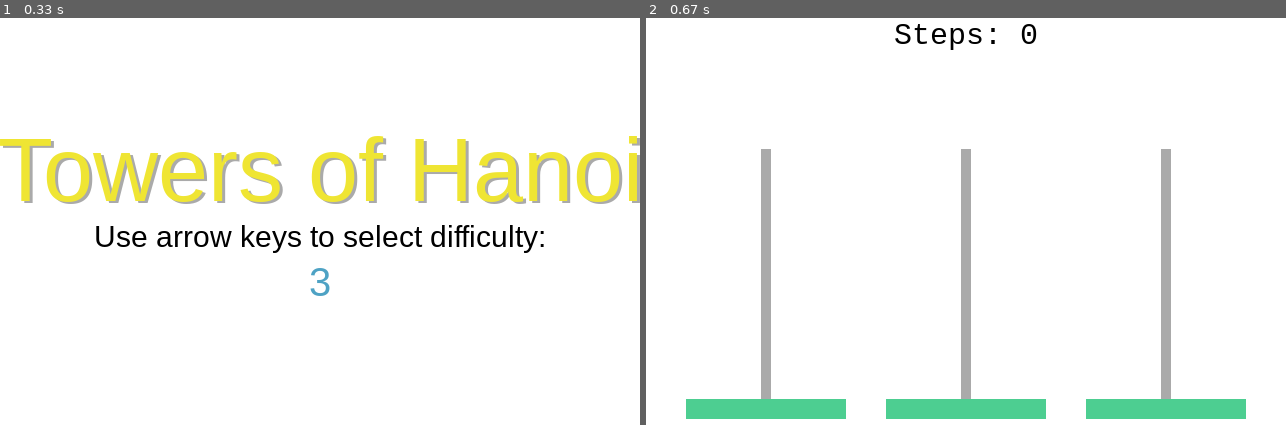
Above: before the commit, frames 1-2 (left to right).
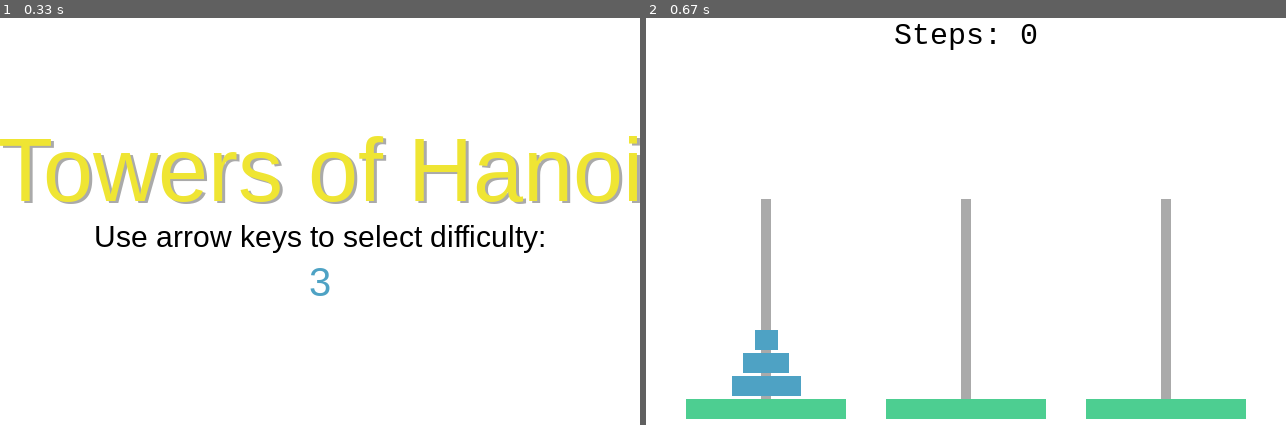
Above: after the commit, the same moments.

Repository: coderford/hanoi_pygame
Game: pygame game, started from __main__.py
The game is run twice, just before and just after one commit, with the same random seed, the same clock (stepped at 60 frames per second) and the same inputs.
Inputs:
- Up to frame 1 (0.33 s): no input
- Up to frame 2 (0.67 s): tap Enter at 0.33 s

Frame 1 is identical in both runs. In frame 2, 1.6% of the frame differs, in the area x 13-83%, y 32-93%.

Commit message:
add disks

Diff:
--- a/__main__.py
+++ b/__main__.py
@@ -10,7 +10,8 @@
 
 # game vars:
 steps = 0
-plates = 3
+n_plates = 3
+plates = []
 
 # colors:
 white = (255, 255, 255)
@@ -30,26 +31,26 @@
     screen.blit(font_surface, font_rect)
 
 def menu_screen():  # to be called before starting actual game loop
-    global screen, plates, game_done
+    global screen, n_plates, game_done
     menu_done = False
     while not menu_done:  # every screen/scene/level has its own loop
         screen.fill(white)
         blit_text(screen, 'Towers of Hanoi', (323,122), font_name='sans serif', size=90, color=grey)
         blit_text(screen, 'Towers of Hanoi', (320,120), font_name='sans serif', size=90, color=gold)
         blit_text(screen, 'Use arrow keys to select difficulty:', (320, 220), font_name='sans serif', size=30, color=black)
-        blit_text(screen, str(plates), (320, 260), font_name='sans serif', size=40, color=blue)
+        blit_text(screen, str(n_plates), (320, 260), font_name='sans serif', size=40, color=blue)
         for event in pygame.event.get():
             if event.type==pygame.KEYDOWN:
                 if event.key == pygame.K_RETURN:
                     menu_done = True
                 if event.key in [pygame.K_RIGHT, pygame.K_UP]:
-                    plates += 1
-                    if plates > 10:
-                        plates = 10
+                    n_plates += 1
+                    if n_plates > 6:
+                        n_plates = 6
                 if event.key in [pygame.K_LEFT, pygame.K_DOWN]:
-                    plates -= 1
-                    if plates < 1:
-                        plates = 1
+                    n_plates -= 1
+                    if n_plates < 1:
+                        n_plates = 1
             if event.type == pygame.QUIT:
                 menu_done = True
                 game_done = True
@@ -59,9 +60,31 @@
     global screen
     for xpos in range(40, 460+1, 200):
         pygame.draw.rect(screen, green, pygame.Rect(xpos, 400, 160 , 20))
-        pygame.draw.rect(screen, grey, pygame.Rect(xpos+75, 150, 10, 250))
+        pygame.draw.rect(screen, grey, pygame.Rect(xpos+75, 200, 10, 200))
+
+def make_plates():
+    global n_plates, plates
+    height = 20
+    ypos = 397 - height
+    width = n_plates * 23
+    for i in range(n_plates):
+        plate = {}
+        plate['rect'] = pygame.Rect(0, 0, width, height)
+        plate['rect'].midtop = (120, ypos)
+        plate['val'] = n_plates-i
+        plates.append(plate)
+        ypos -= height+3
+        width -= 23
+
+
+def draw_plates():
+    global screen, plates
+    for plate in plates:
+        pygame.draw.rect(screen, blue, plate['rect'])
+
 
 menu_screen()
+make_plates()
 # main game loop:
 while not game_done:
     for event in pygame.event.get():
@@ -72,6 +95,7 @@
                 game_done = True
     screen.fill(white)
     draw_towers()
+    draw_plates()
     blit_text(screen, 'Steps: '+str(steps), (320, 20), font_name='mono', size=30, color=black)
     pygame.display.flip()
     clock.tick(framerate)
